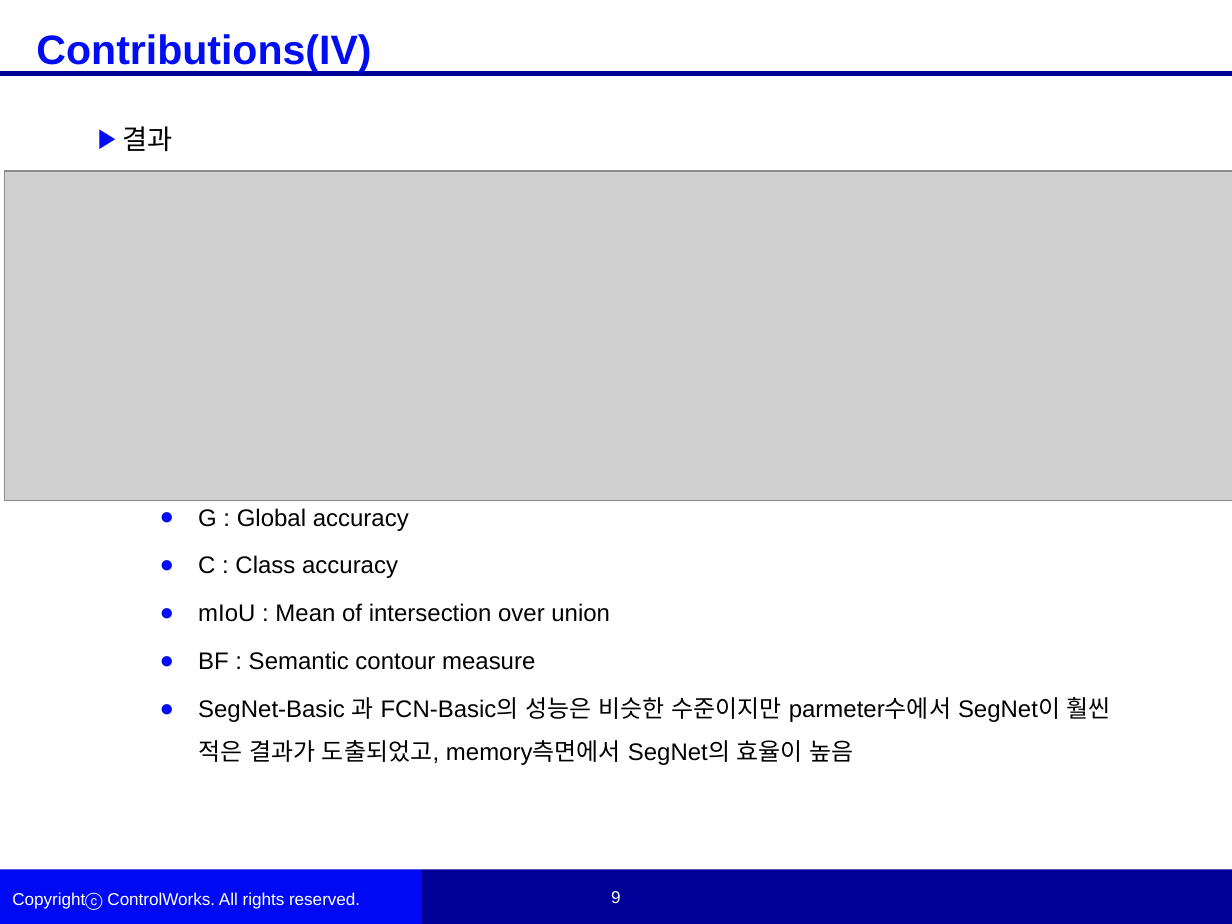
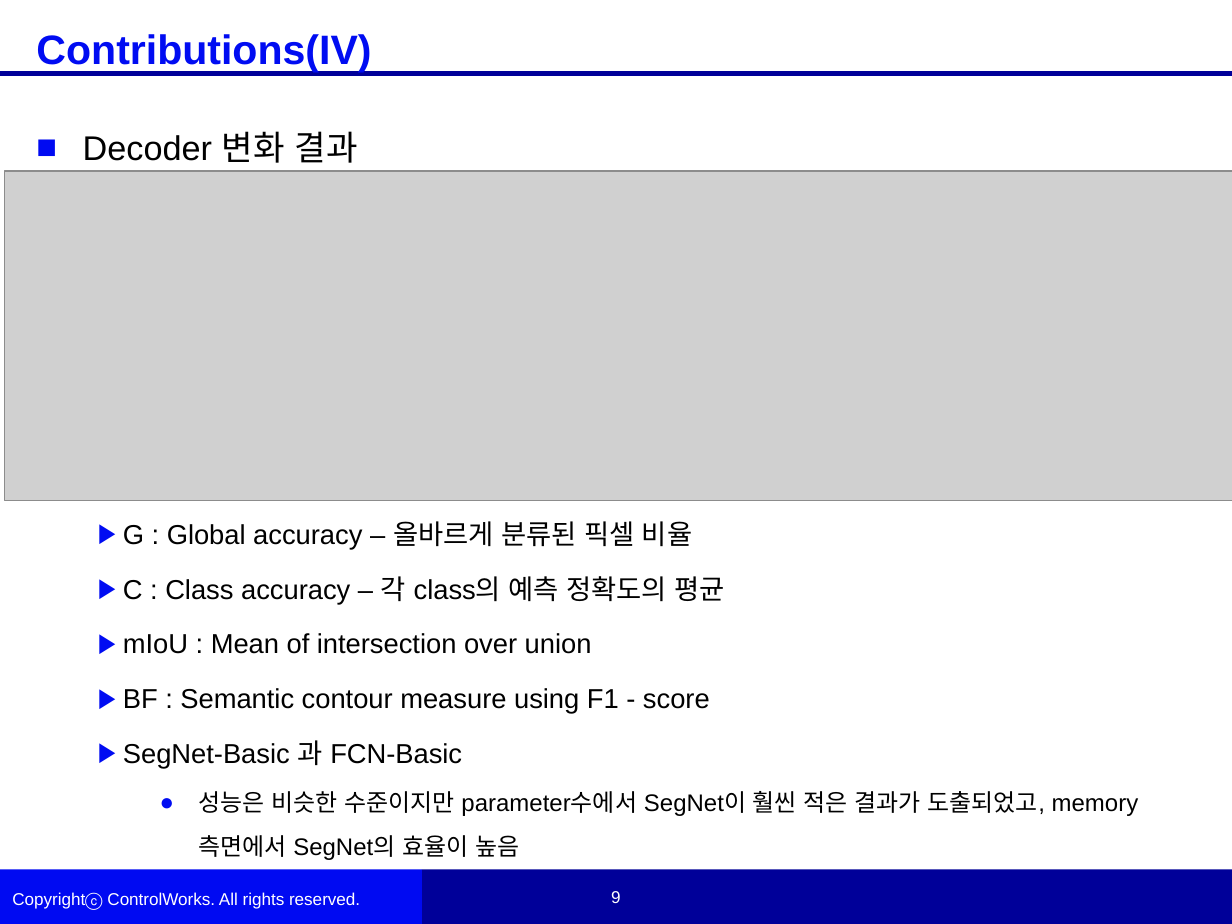
Before and after one commit to woojinKwon/deep_learning_paper, a slide deck: slide 9 of SegNet_A Deep Convolutional Encoder-Decoder Architecture for Image Segmentation_논문정리.pptx. Drawn at 1232x924 pixels with LibreOffice and Linux fonts; fonts in the diff are those of the drawing; grey boxes stand for pictures; background and template pictures are left out. Boxes give left, top, right and bottom in pixels: in the first picture for what was removed or moved away, otherwise in the second. Text is boxed around its words. In the diff, an @@ line names an element or a change of style, - is before the commit and + after.

```diff
--- a/SegNet_A Deep Convolutional Encoder-Decoder Architecture for Image Segmentation_논문정리.pptx
+++ b/SegNet_A Deep Convolutional Encoder-Decoder Architecture for Image Segmentation_논문정리.pptx
@@ text at (83,131,725,604): text changed; size 14 to 16 pt @@
-  ▶ 결과
-    ● G : Global accuracy
-    ● C : Class accuracy
+■ Decoder 변화 결과
+  ▶ G : Global accuracy – 올바르게 분류된 픽셀 비율
+  ▶ C : Class accuracy – 각 class의 예측 정확도의 평균
@@ text at (123,633,592,654): size 14 to 16 pt in "mIoU : Mean of intersection over union"; bullet ● to ▶; list level 3 to 2 in "mIoU : Mean of intersection ..." @@
@@ text at (123,688,1045,816): text changed @@
-    ● BF : Semantic contour measure
-    ● SegNet-Basic 과 FCN-Basic의 성능은 비슷한 수준이지만 parmeter수에서 SegNet이 훨씬 적은 결과가 도출되었고, memory측면에서 SegNet의 효율이 높음
+  ▶ BF : Semantic contour measure using F1 - score
+  ▶ SegNet-Basic 과 FCN-Basic
+    ● 성능은 비슷한 수준이지만 parameter수에서 SegNet이 훨씬 적은 결과가 도출되었고, memory측면에서 SegNet의 효율이 높음
```
Also in this commit, not shown: 1 slide added, 1 other file.
